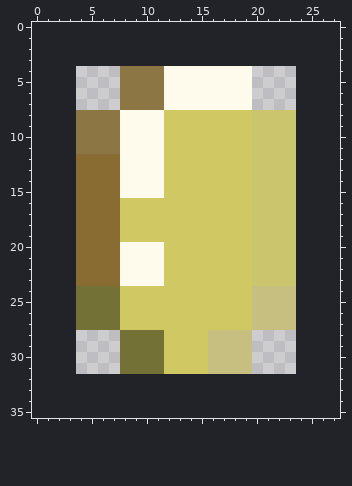
Pixel-art sprite -- Assets/Sprites/Fullres/UI/UI_Coin.png. Above: the version before the commit.
The file is 20x28 pixels. The old version is drawn lined up with the new one, on the new canvas.
After:
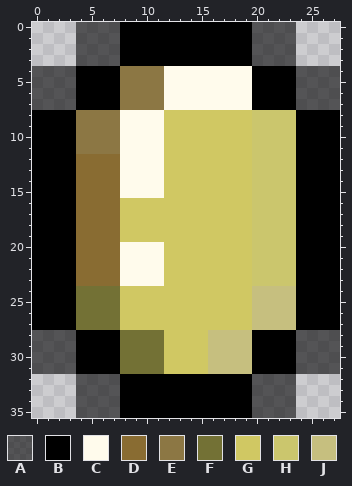
Palette (. is transparent): A #00000096  B #000000  C #fffbec  D #896c32  E #8c7744  F #737135  G #d0c863  H #cbc66d  J #c6bf7f
What changed:
canvas 20x28 -> 28x36, the old top-left corner now at 4,4
y 0..3: x 4..23 .................... -> AAAABBBBBBBBBBBBAAAA
y 4..7: x 0..7 ........ -> AAAABBBB; x 20..27 ........ -> BBBBAAAA
y 8..27: x 0..3 .... -> BBBB; x 24..27 .... -> BBBB
y 28..31: x 0..7 ........ -> AAAABBBB; x 20..27 ........ -> BBBBAAAA
y 32..35: x 4..23 .................... -> AAAABBBBBBBBBBBBAAAA
Where, in picture pixels (left, top, right, bottom), the same in both pictures:
added: (32, 22, 340, 418)
